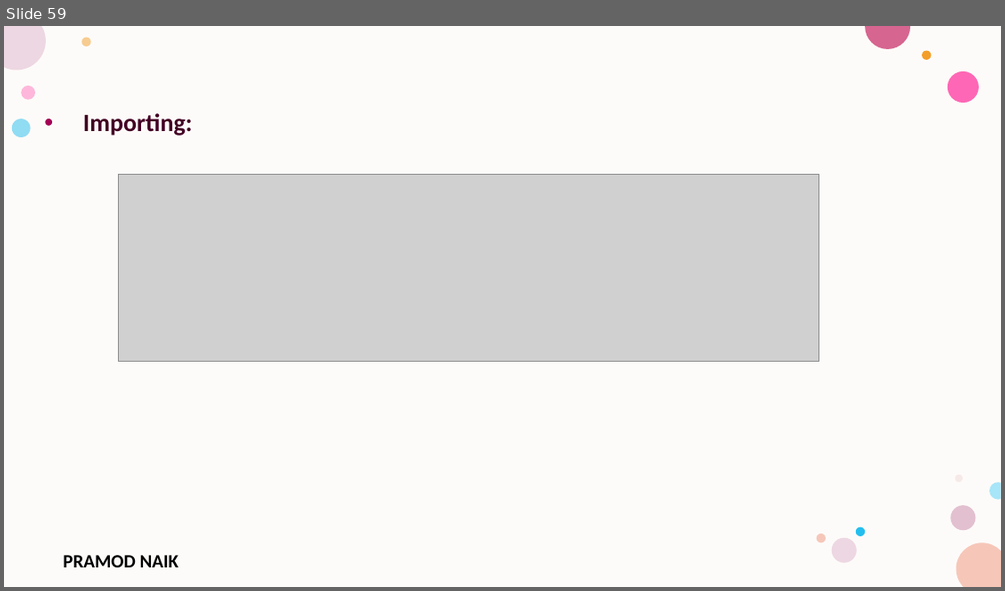
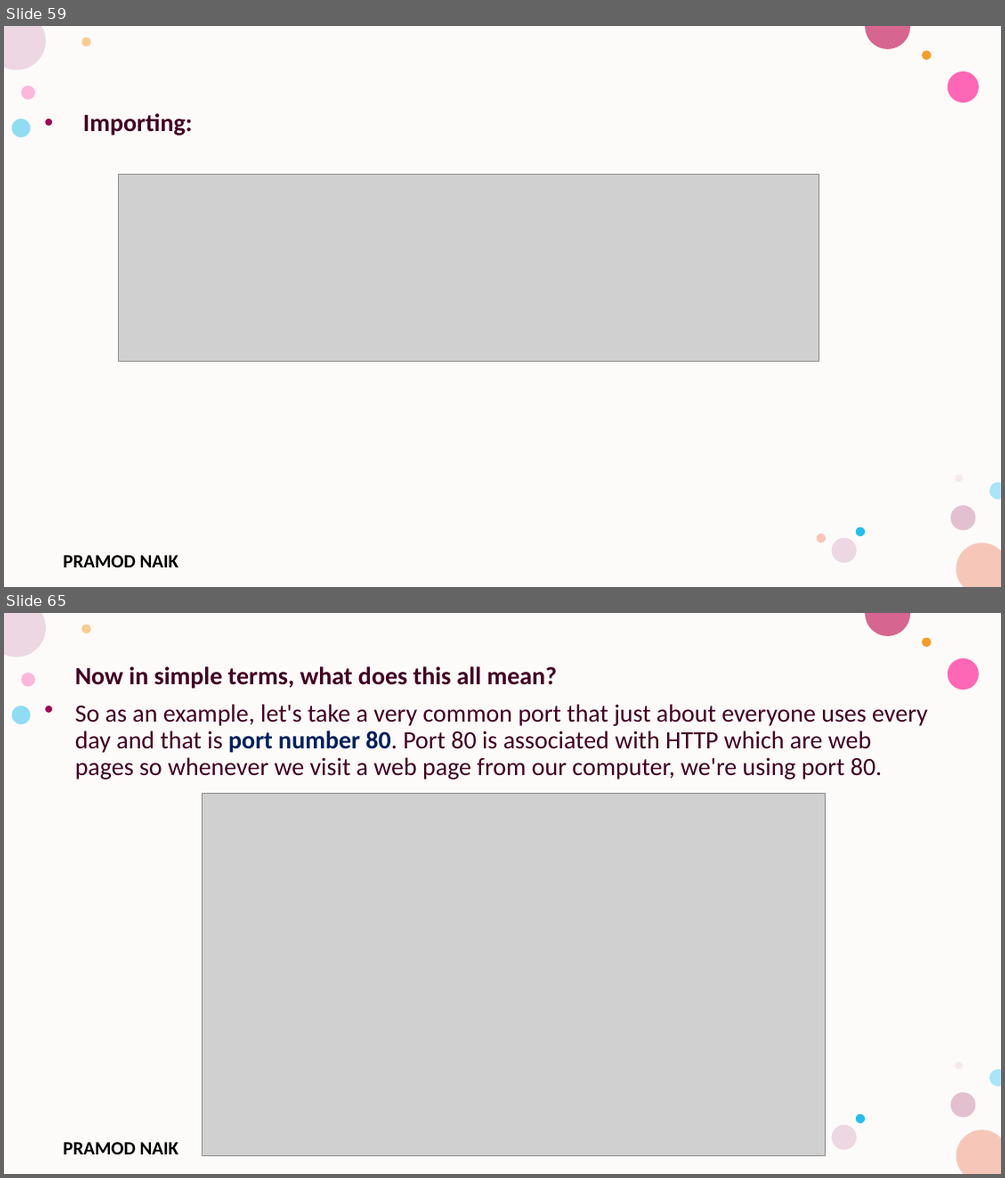
Before and after one commit to PRAMODNAIK-DEV/Node.js-Hands-on-Workshop, a slide deck: Node.js-Hands-on-Workshop 2025.pptx. Shown one above the other, each under a label of ours: slide 59 before the commit, slides 59 and 65 after it; the slides between them are not shown. The pictures are 1005x591 and 1005x1178 pixels, drawn with LibreOffice and Linux fonts; fonts in the diff are those of the drawing; grey boxes stand for pictures; background and template pictures are left out. Boxes give left, top, right and bottom in pixels: in the first picture for what was removed or moved away, otherwise in the second. Text is boxed around its words. In the diff, an @@ line names an element or a change of style, - is before the commit and + after.

```diff
--- a/Node.js-Hands-on-Workshop 2025.pptx
+++ b/Node.js-Hands-on-Workshop 2025.pptx
@@ slide 65 added at box(4, 613, 1001, 1174), background #FFFFFF; not listed: 17 template elements that a slide beside it also shows @@
@@ text added at box(75, 666, 928, 779), 24 pt, text #420023 @@
+Now in simple terms, what does this all mean?
+So as an example, let's take a very common port that just about everyone uses every day and that is port number 80. Port 80 is associated with HTTP which are web pages so whenever we visit a web page from our computer, we're using port 80.
@@ picture added at box(202, 793, 825, 1155) @@
```
Also in this commit, not shown: 18 other slides added, 2 other files.
